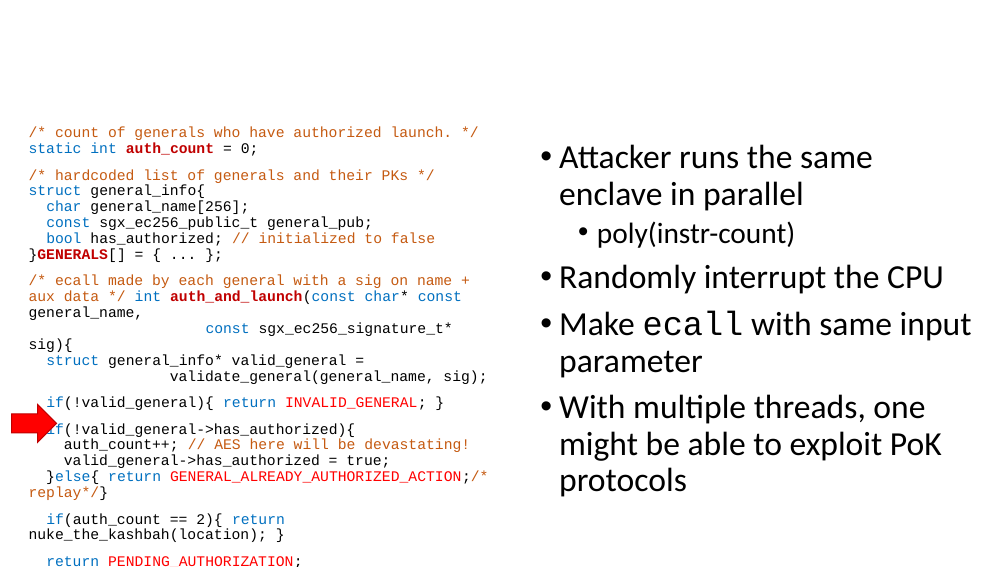
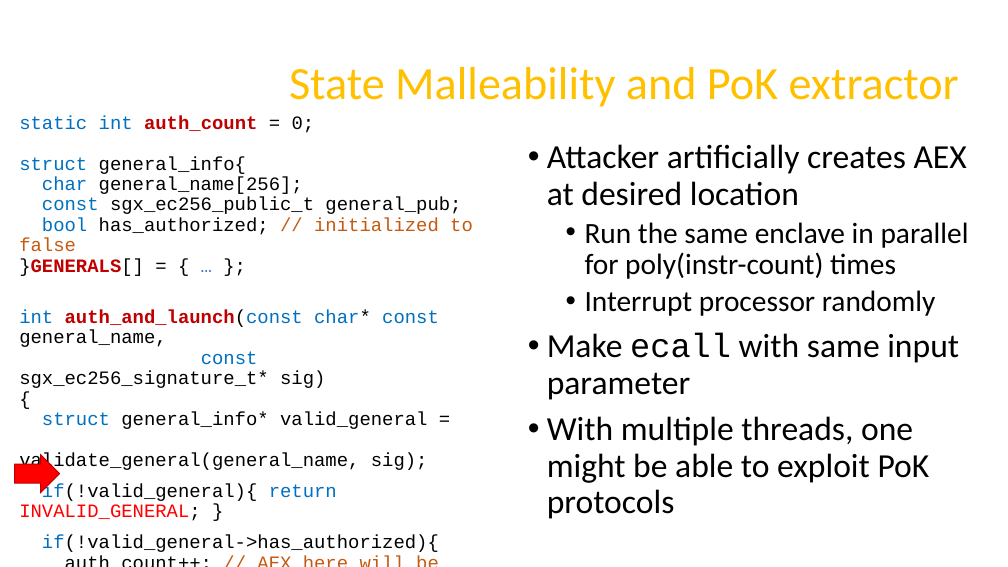
Before and after one commit to axelexic/sgx_remote_attestation_bh_17, a slide deck: slide 7 of presentation/us-17-Swami-SGX-Remote-Attestation-Is-Not-Sufficient.pptx. Drawn at 1008x567 pixels with LibreOffice and Linux fonts; fonts in the diff are those of the drawing; background and template pictures are left out. Boxes give left, top, right and bottom in pixels: in the first picture for what was removed or moved away, otherwise in the second. Text is boxed around its words. In the diff, an @@ line names an element or a change of style, - is before the commit and + after.

```diff
--- a/presentation/us-17-Swami-SGX-Remote-Attestation-Is-Not-Sufficient.pptx
+++ b/presentation/us-17-Swami-SGX-Remote-Attestation-Is-Not-Sufficient.pptx
@@ title "State Malleability and PoK extractor" at [289,67,959,107]: text colour #FFFFFF to #FFC000 @@
@@ text "static int auth_count = 0; ...": place and size @@
-text "static int auth_count = 0; ..." at [29,127,488,542]
+text "static int auth_count = 0; ..." at [19,116,473,552]
@@ text at [19,116,473,472]: text changed; size 14 to 18 pt @@
-/* count of generals who have authorized launch. */
-static int auth_count = 0;
-/* hardcoded list of generals and their PKs */
-struct general_info{
-char general_name[256];
-const sgx_ec256_public_t general_pub;
-bool has_authorized; // initialized to false
-}GENERALS[] = { ... };
-/* ecall made by each general with a sig on name + aux data */ int auth_and_launch(const char* const general_name,
-const sgx_ec256_signature_t* sig){
-struct general_info* valid_general =
-validate_general(general_name, sig);
+static int auth_count = 0;
+struct general_info{
+char general_name[256];
+const sgx_ec256_public_t general_pub;
+bool has_authorized; // initialized to false
+}GENERALS[] = { … };
+int auth_and_launch(const char* const general_name,
+const sgx_ec256_signature_t* sig)
+{
+struct general_info* valid_general =
+validate_general(general_name, sig);
@@ text "Attacker artificially creates AEX at ...": place and size @@
-text "Attacker artificially creates AEX at ..." at [559,144,972,497]
+text "Attacker artificially creates AEX at ..." at [547,144,969,519]
@@ text at [547,144,969,316]: text changed; size 32 to 28 pt @@
-• Attacker runs the same enclave in parallel
-  • poly(instr-count)
-• Randomly interrupt the CPU
+• Attacker artificially creates AEX at desired location
+  • Run the same enclave in parallel for poly(instr-count) times
+  • Interrupt processor randomly
@@ right arrow: place and size @@
-right arrow at [12,405,57,442]
+right arrow at [14,455,59,493]
@@ text at [19,484,337,521]: size 14 to 18 pt in "if(!valid_general){ return INVALID_GENERAL; }" @@
@@ text at [42,535,439,552]: text changed; size 14 to 18 pt @@
-if(!valid_general->has_authorized){
-auth_count++; // AES here will be devastating!
-valid_general->has_authorized = true;
-}else{ return GENERAL_ALREADY_AUTHORIZED_ACTION;/* replay*/}
-if(auth_count == 2){ return nuke_the_kashbah(location); }
-return PENDING_AUTHORIZATION;
-}
+if(!valid_general->has_authorized){
+auth_count++; // AEX here will be devastating!
+valid_general->has_authorized = true;
+}else{ return GENERAL_ALREADY_AUTHORIZED_ACTION; }
+if(auth_count == 2){ … } …
+}
```
Also in this commit, not shown: 15 other slides changed, 1 slide added, 2 slides removed, 3 other files.
